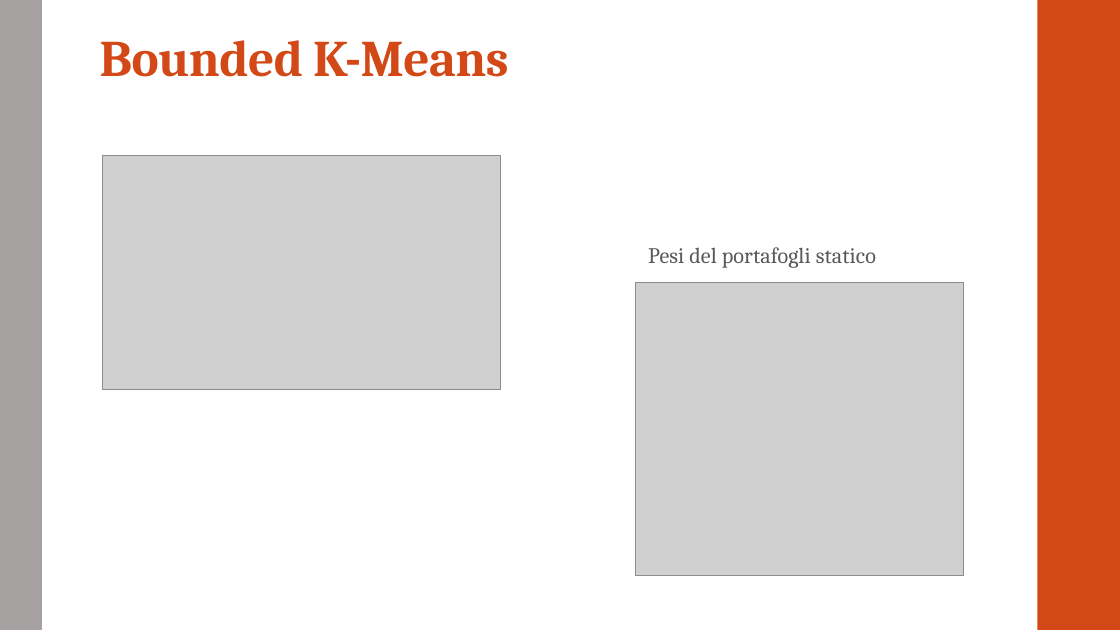
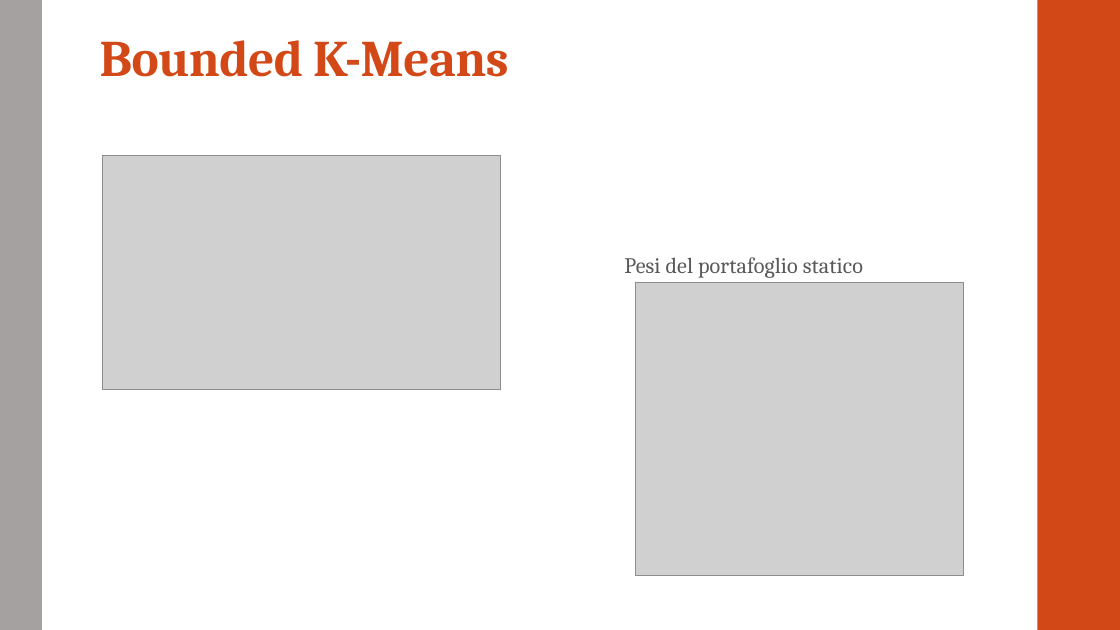
Before and after one commit to GiadaV/PROGETTO-PYTHON, a slide deck: slide 15 of presentazione.pptx. Drawn at 1120x630 pixels with LibreOffice and Linux fonts; fonts in the diff are those of the drawing; grey boxes stand for pictures. Boxes give left, top, right and bottom in pixels: in the first picture for what was removed or moved away, otherwise in the second. Text is boxed around its words. In the diff, an @@ line names an element or a change of style, - is before the commit and + after.

```diff
--- a/presentazione.pptx
+++ b/presentazione.pptx
@@ text at <box>624,257,863,278</box>: text changed @@
-Pesi del portafogli statico
+Pesi del portafoglio statico
```
Also in this commit, not shown: 3 other slides changed, 4 slides added, 4 slides removed.
